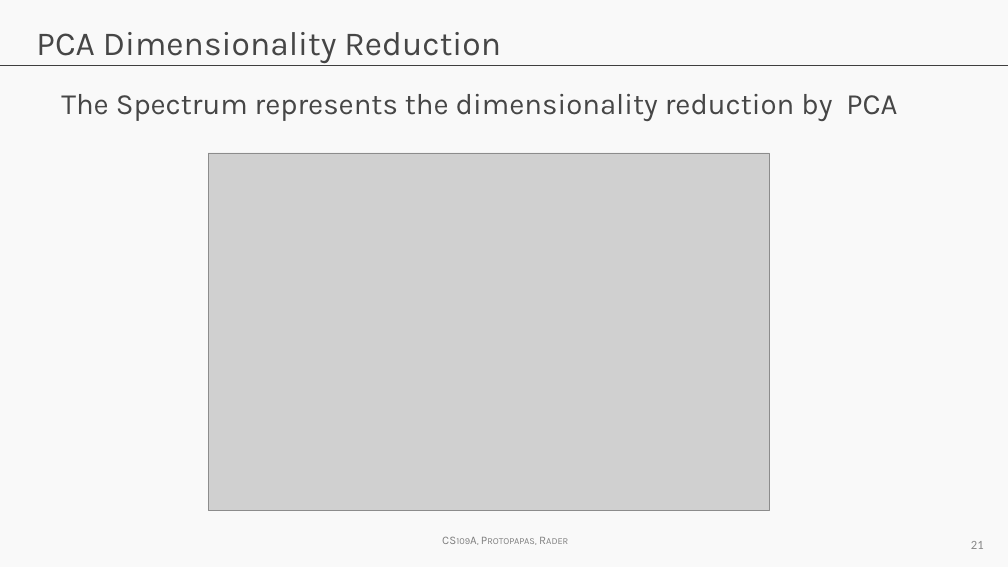
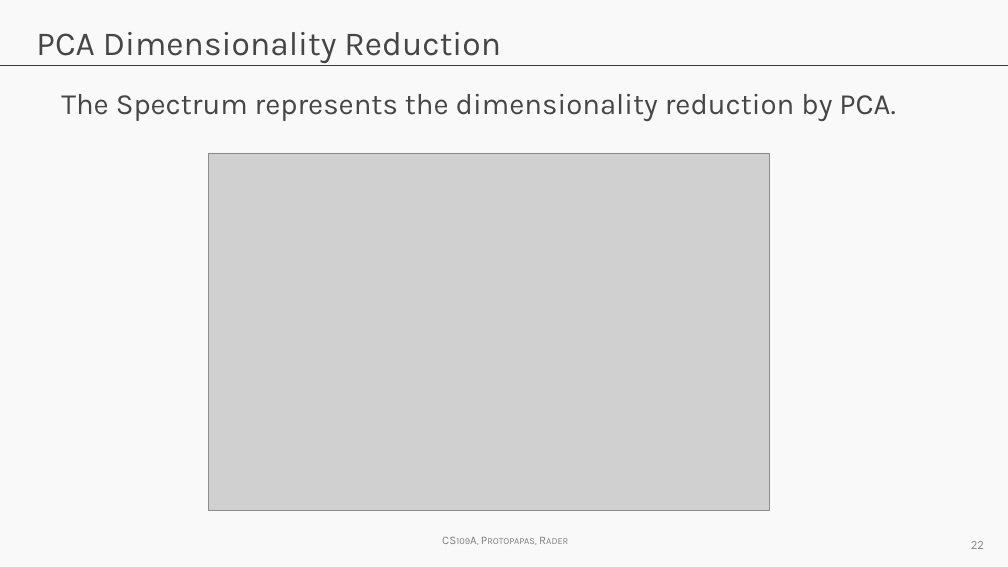
Before and after one commit to Harvard-IACS/2018-CS109A, a slide deck: slide 22 of content/a-sections/a-sec-4/Adv_Section4_Slides_PCA.pptx (slide 21 before the commit). Drawn at 1008x567 pixels with LibreOffice and Linux fonts; fonts in the diff are those of the drawing; grey boxes stand for pictures; background and template pictures are left out. Boxes give left, top, right and bottom in pixels: in the first picture for what was removed or moved away, otherwise in the second. Text is boxed around its words. In the diff, an @@ line names an element or a change of style, - is before the commit and + after.

```diff
--- a/content/a-sections/a-sec-4/Adv_Section4_Slides_PCA.pptx
+++ b/content/a-sections/a-sec-4/Adv_Section4_Slides_PCA.pptx
@@ text at box(61, 94, 895, 121): text changed @@
-The Spectrum represents the dimensionality reduction by PCA
+The Spectrum represents the dimensionality reduction by PCA.
@@ page number at box(971, 541, 984, 549): text changed @@
-21
+22
```
Also in this commit, not shown: 21 other slides changed, 2 slides added, 1 slide removed, 1 other file.
